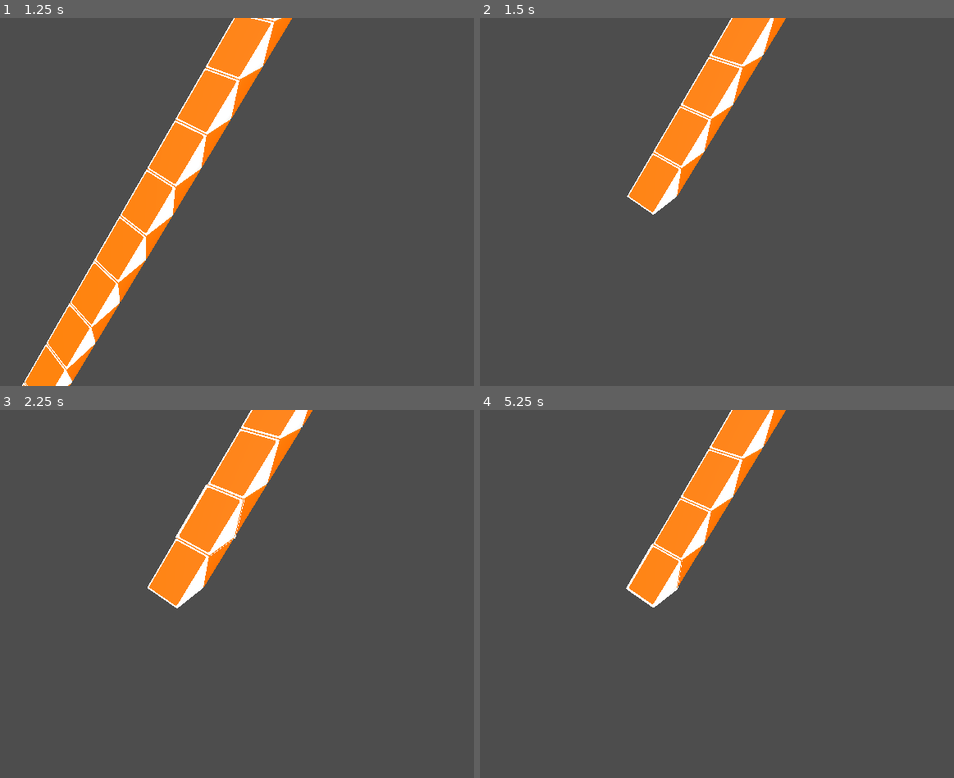
Above: before the commit, frames 1-4 (two rows, left to right).
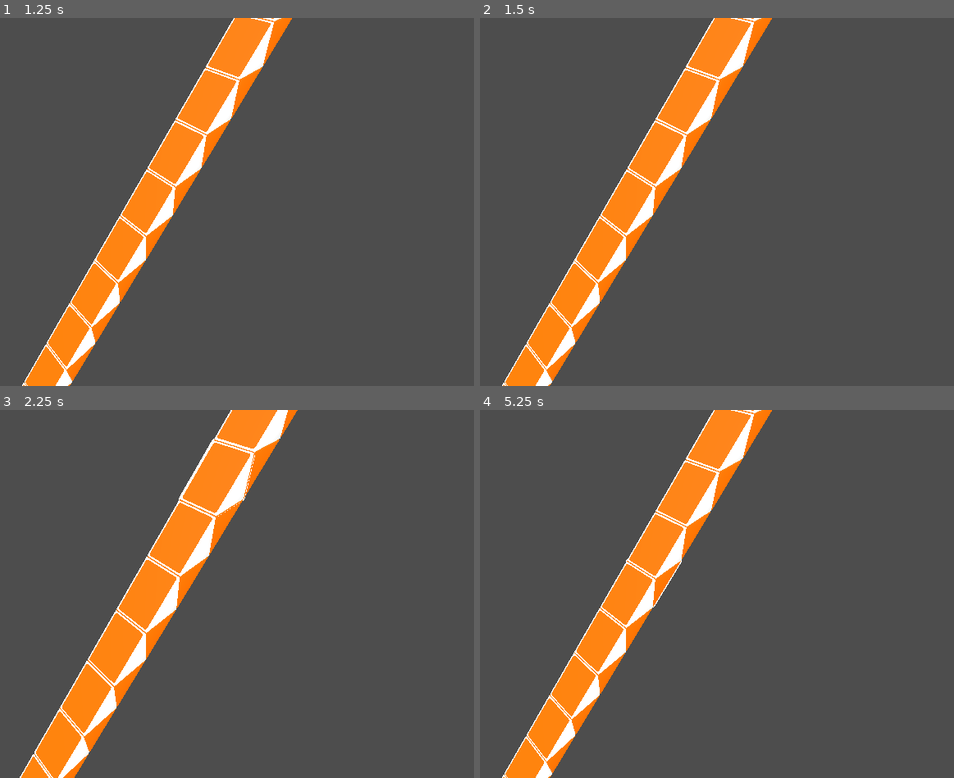
Above: after the commit, the same moments.

Repository: e-thab/rubiks-snake
Game: Godot game, scene res://Main.tscn
The game is run twice, just before and just after one commit, with the same random seed, the same clock (stepped at 60 frames per second) and the same inputs.
Inputs (mouse positions are in pixels of both pictures, inside the frame that each line leads up to):
- Up to frame 1 (1.25 s): tap Enter at 0.5 s; move the mouse to (289, 183) at 0.52 s; tap Middle mouse button (cam_pan) at 0.6 s
- Up to frame 2 (1.5 s): tap R (cam_reset) at 1.25 s; move the mouse to (494, 220) at 1.27 s; right-click (494, 220) at 1.35 s
- Up to frame 3 (2.25 s): tap R (cam_reset) at 2 s; move the mouse to (213, 513) at 2.02 s; tap Mouse wheel up (cam_zoom_in) at 2.1 s
- Up to frame 4 (5.25 s): tap R (cam_reset) at 2.75, 3.5, 4.15, 4.25 s; move the mouse to (593, 667) at 2.77 s; tap Mouse wheel down (cam_zoom_out) at 2.85 s; move the mouse to (821, 649) at 3.52 s; tap E (rotate_clockwise) at 3.6 s; move the mouse to (outside the picture) at 4.27 s; tap Q (rotate_counter_clockwise) at 4.35 s; move the mouse to (660, 594) at 5.02 s; tap Middle mouse button (cam_pan) at 5.1 s

Frame 1 is identical in both runs. In frame 2, 10% of the frame differs, in the area x 4-65%, y 0-100%; in frame 3, 12%, in the area x 4-66%, y 0-100%; in frame 4, 10%.

Commit message:
turns list

Diff:
--- a/Main.gd
+++ b/Main.gd
@@ -15,7 +15,7 @@
 var zoom_sensitivity = 0.5
 var SENS_MULTI = 0.01	# Pan and rotate need small numbers. this allows sensible, human-readable options
 
-var rotation_speed = 1.5	# How quickly wedges rotate
+var rotation_speed = 1	# How quickly wedges rotate
 var wedges = []
 
 
@@ -59,7 +59,6 @@
 
 
 func instantiate_wedges(n):
-	#var pos = Vector3.ZERO
 	var previous_wedge
 	var pos = Vector3(-1, 0, 0)
 
@@ -81,16 +80,20 @@
 
 		if i % 2 == 0:
 			wedge.set_color(Globals.WedgeColor.WHITE)
-			#pos.x -= 1
 		else:
 			wedge.set_color(Globals.WedgeColor.ORANGE)
-			#wedge.rotation_degrees.z = -180
-			#pos.y += 1
 
 		if previous_wedge:
 			wedge.rotation_degrees.y = 180.0
 			wedge.rotation_degrees.z = -90.0
 		previous_wedge = wedge
+
+
+func wedge_list():
+	var wedge_turns = []
+	for wedge in wedges:
+		wedge_turns.append(wedge.turns)
+	return wedge_turns
 
 
 func set_cam_orthogonal(ortho):
@@ -117,9 +120,10 @@
 			camera.translate(camera.basis.z.normalized() * zoom_sensitivity)
 
 func reset_cam():
-	camera_spatial.position = Vector3.ZERO
+	camera_spatial.position = initial_cam_pos
 	camera_spatial.rotation = initial_cam_rot
 	camera.position.z = 8.0
 
 func _on_wedge_rotate(i, dir: Globals.WedgeRotation):
 	wedges[i].rotate_wedge(dir)
+	print(wedge_list())
--- a/Wedge.gd
+++ b/Wedge.gd
@@ -6,14 +6,15 @@
 @export var color: Globals.WedgeColor
 var current_color: Globals.WedgeColor
 var mesh: MeshInstance3D
-#var rot = 0
 var rot_speed = 1.0
 var hovering = false
+var turns = 0
 var index
 
+
 var rotating = false
+var rot_dir: Globals.WedgeRotation
 var rot_deg = 0.0
-var rot_dir: Globals.WedgeRotation
 var rot_goal = 0.0
 var rot_start = 0.0
 var rot_prog = 0.0
@@ -39,15 +40,13 @@
 
 func _physics_process(delta):
 	if rotating:
-		rotation_degrees.x = lerp(rot_start, rot_goal, rot_prog)
+		rotation_degrees.x = lerp(rotation_degrees.x, rot_goal, rot_prog)
 		rot_prog += delta * rot_speed
 
 		if abs(rotation_degrees.x - rot_goal) < 0.5:
 			rotation_degrees.x = rot_goal
 			rotating = false
 			rot_prog = 0.0
-
-		print(rotation_degrees.x)
 
 
 func set_color(color):
@@ -64,17 +63,20 @@
 func rotate_wedge(dir: Globals.WedgeRotation):
 	match dir:
 		Globals.WedgeRotation.CLOCKWISE:
-			print('rotating wedge %s clockwise' % index)
-			#rotation_degrees.x -= 90.0
+			#print('rotating wedge %s clockwise' % index)
+			if turns == 0:
+				turns = 3
+			else:
+				turns -= 1
+
 		Globals.WedgeRotation.COUNTER_CLOCKWISE:
-			print('rotating wedge %s counter clockwise' % index)
-			#rotation_degrees.x += 90.0
+			#print('rotating wedge %s counter clockwise' % index)
+			turns = (turns + 1) % 4
 
 	rotating = true
 	rot_dir = dir
 	rot_start = rotation_degrees.x
 	rot_goal = get_rotation_goal(dir)
-	print('goal: ', rot_goal)
 
 
 func get_rotation_goal(dir: Globals.WedgeRotation):
@@ -89,7 +91,6 @@
 func _on_area_3d_mouse_entered():
 	hovering = true
 	$Mesh/Highlight.show()
-	#print(position)
 
 func _on_area_3d_mouse_exited():
 	hovering = false
